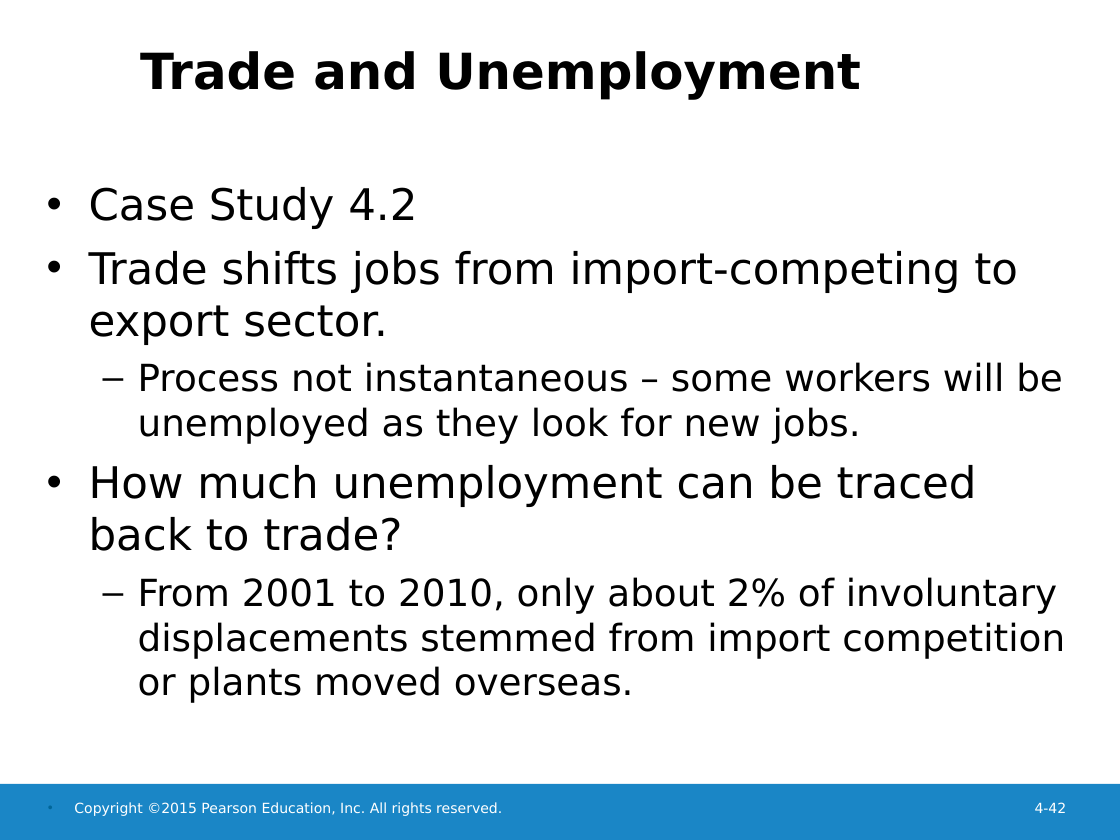
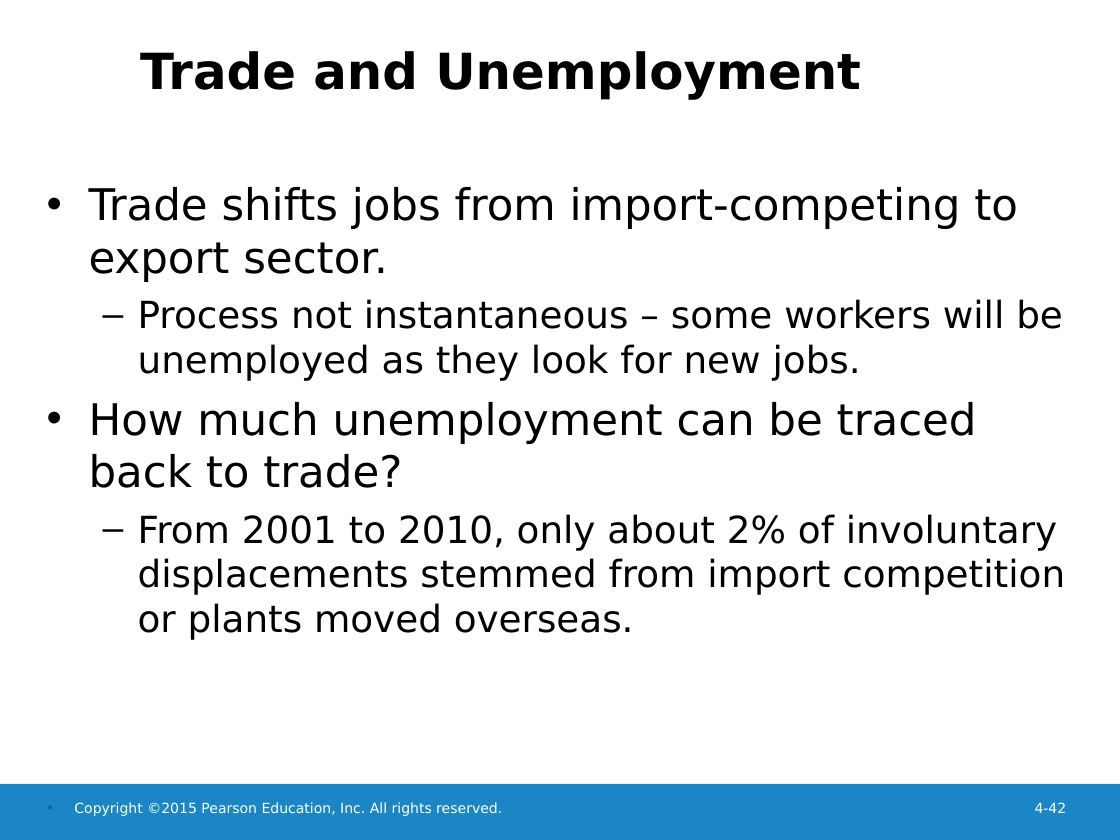
Before and after one commit to hehemin/bayeswhu.github.io, a slide deck: slide 42 of teaching/trade/Ch04.ppt. Drawn at 1120x840 pixels with LibreOffice and Linux fonts; fonts in the diff are those of the drawing; background and template pictures are left out. Boxes give left, top, right and bottom in pixels: in the first picture for what was removed or moved away, otherwise in the second. Text is boxed around its words. In the diff, an @@ line names an element or a change of style, - is before the commit and + after.

Commit message:
trade

```diff
--- a/teaching/trade/Ch04.ppt
+++ b/teaching/trade/Ch04.ppt
@@ text at box(89, 187, 417, 229): paragraph removed @@
-• Case Study 4.2
```
Also in this commit, not shown: 2 other slides changed, 16 other files.
